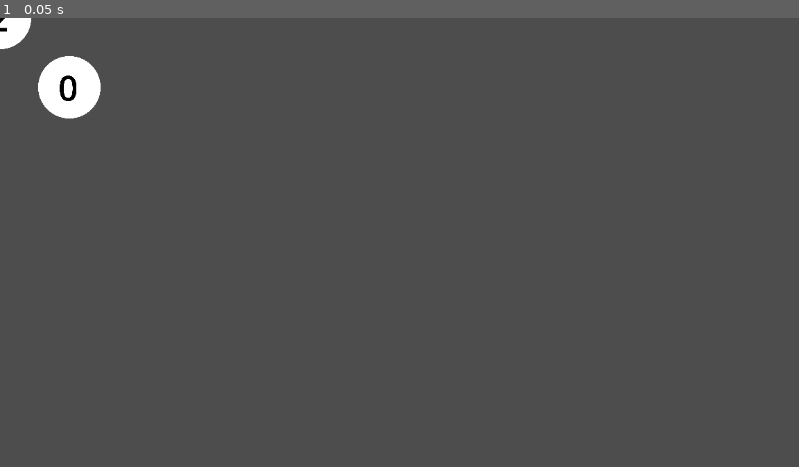
Above: before the commit, frame 1.
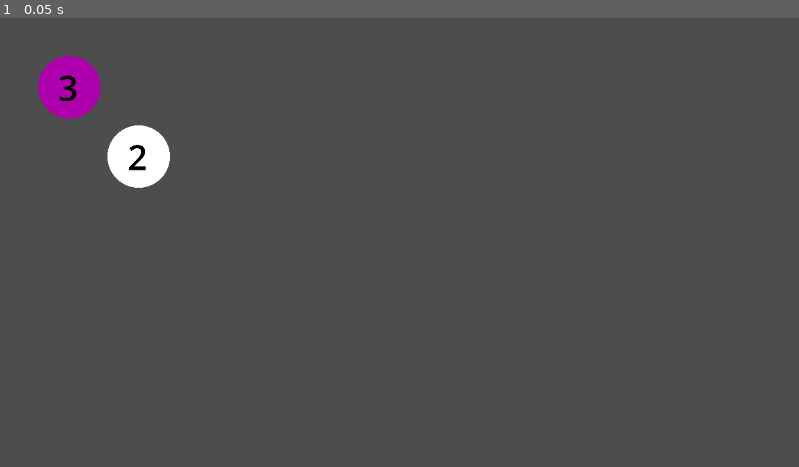
Above: after the commit, the same moment.

Repository: CSCI-4448-5448-OOAD/final-project-asbo8637
Game: Godot game, scene res://map.tscn
Same seed, same stepped clock (60 frames per second), same inputs: the game is played once before the commit and once after it.
Inputs:
- Up to frame 1 (0.05 s): no input

The runs differ from the first frame. In frame 1, 1.9% of the frame differs, in the area x 0-22%, y 0-38%.

Commit message:
Added move factions implementation

Diff:
--- a/Decatur/Map.gd
+++ b/Decatur/Map.gd
@@ -1,7 +1,7 @@
 class_name map extends Node2D
 
-var node1 = game_nodes.new(0, 0)
-var node2 =  game_nodes.new(100, 100)
+var node1 = game_nodes.new(200, 200, "none", "europe")
+var node2 =  game_nodes.new(100, 100, "none", "europe")
 
 func _ready() -> void:
 	node1.add_neighbor(node2)
@@ -10,3 +10,5 @@
 	add_child(node1)
 	add_child(node2)
 	node1.set_int(2)
+	node2.set_int(3)
+	node1.move(2)
--- a/Decatur/game_nodes.gd
+++ b/Decatur/game_nodes.gd
@@ -3,18 +3,26 @@
 var factor_count = 0
 var neighbors = Array()
 var player = 0
+
 var sprite = preload("res://node_sprite.tscn")
 var spriteIns = sprite.instantiate()
+
 var posX: int
 var posY: int
 
+var move_val: int
+
 func _ready() -> void:
+	self.add_to_group("nodes")
 	add_child(spriteIns)
+	spriteIns.set_parent(self)
 	spriteIns.position = Vector2(posX, posY)
 
-func _init(x: int, y: int) -> void:
+func _init(x: int, y: int, ocean: String, land: String) -> void:
 	posX = x
 	posY = y
+	self.add_to_group(ocean)
+	self.add_to_group(land)
 
 
 func add_neighbor(x: game_nodes):
@@ -24,4 +32,23 @@
 	print(neighbors.size())
 
 func set_int(x: int):
-	spriteIns.set_int(x)
+	factor_count=x
+	spriteIns.set_int(factor_count)
+
+func increment_int(x: int):
+	factor_count+=x
+	spriteIns.set_int(factor_count)
+
+func move(x: int):
+	for neighbor in neighbors:
+		neighbor.move_val=x
+		neighbor.move_reciever()
+
+func move_reciever():
+	spriteIns.activate_move()
+
+func move_deactivator():
+	spriteIns.deactivate_move()
+
+func increment_by_move_val():
+	increment_int(move_val)
--- a/Decatur/node_sprite.gd
+++ b/Decatur/node_sprite.gd
@@ -1,6 +1,23 @@
 extends Sprite2D
 
-@onready var textBox = $textLabel
+@onready var text_box = $textLabel
+@onready var move_buttton = $moveButton
+var parent_node: game_nodes
+
+func set_parent(x: game_nodes):
+	parent_node=x
 
 func set_int(x: int):
-	textBox.text = str(x)
+	text_box.text = str(x)
+
+func activate_move():
+	move_buttton.show()
+	self.modulate=Color("af00ad")
+
+func deactivate_move():
+	move_buttton.hide()
+	self.modulate=Color("ffffff")
+
+func _on_move_button_pressed() -> void:
+	get_tree().call_group("nodes", "move_deactivator")
+	parent_node.increment_by_move_val()
--- a/Decatur/node_sprite.tscn
+++ b/Decatur/node_sprite.tscn
@@ -1,7 +1,9 @@
-[gd_scene load_steps=3 format=3 uid="uid://c3t81cvjdl8gm"]
+[gd_scene load_steps=4 format=3 uid="uid://c3t81cvjdl8gm"]
 
 [ext_resource type="Texture2D" uid="uid://b5h00nm2mmohy" path="res://art/particle.png" id="1_owb5p"]
 [ext_resource type="Script" path="res://node_sprite.gd" id="2_etj8n"]
+
+[sub_resource type="CircleShape2D" id="CircleShape2D_kytg1"]
 
 [node name="node_sprite" type="Sprite2D"]
 scale = Vector2(0.1, 0.1)
@@ -16,3 +18,10 @@
 offset_bottom = 390.0
 theme_override_font_sizes/normal_font_size = 500
 text = "0"
+
+[node name="moveButton" type="TouchScreenButton" parent="."]
+modulate = Color(0.686275, 0, 0.678431, 1)
+scale = Vector2(50, 50)
+shape = SubResource("CircleShape2D_kytg1")
+
+[connection signal="pressed" from="moveButton" to="." method="_on_move_button_pressed"]
--- a/Decatur/project.godot
+++ b/Decatur/project.godot
@@ -15,6 +15,10 @@
 config/features=PackedStringArray("4.1", "Mobile")
 config/icon="res://icon.svg"
 
+[input_devices]
+
+pointing/emulate_touch_from_mouse=true
+
 [rendering]
 
 renderer/rendering_method="mobile"
